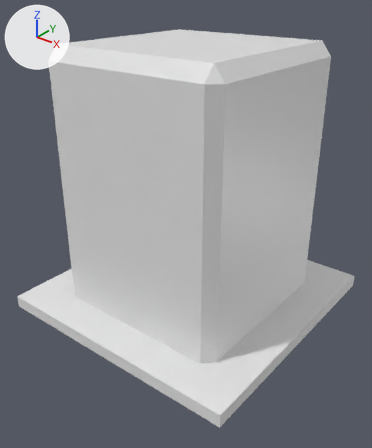
The FBX model Assets/Meshes/Door02.fbx as it was, and as the next commit left it.
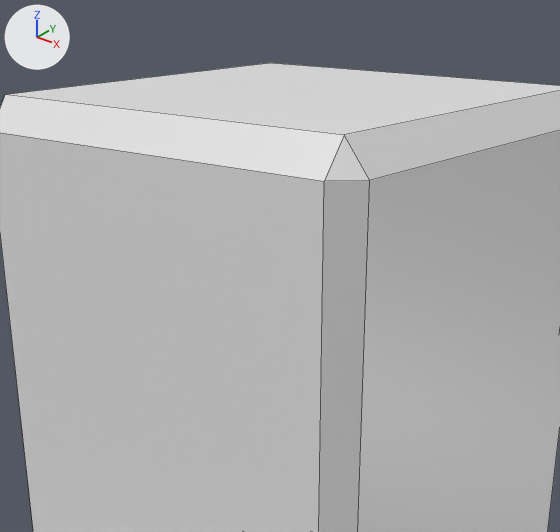
Each version appears first whole from a 50 mm camera at (0.93, -1.192, 1.009) aimed at (0.025, -0.061, 0.308), and next in a close-up on the part from 14% to 85% of the width and 0% to 55% of the height. The axes (+X, +Y, +Z) are drawn at upper left. The lights are the same throughout. The close-ups show mesh edges as thin lines. Where no turn or scale is listed for an object, it has been applied to the vertices.

The older version as bpy lines, for what is in view:
```python
me_cube_002 = bpy.data.meshes.new('Cube.002')
me_cube_002.from_pydata(...)  # 20 vertices, 17 faces; spans x -0.372..0.372, y -0.372..0.372, z 0.0..0.838
me_cube_002.materials.append(mat_palette64)  # white #e7e7e7
ob_door = bpy.data.objects.new('Door', me_cube_002)
ob_door.location = (0.0, 0.0, 0.0)
ob_door.scale = (0.794, 0.794, 1.0)
```
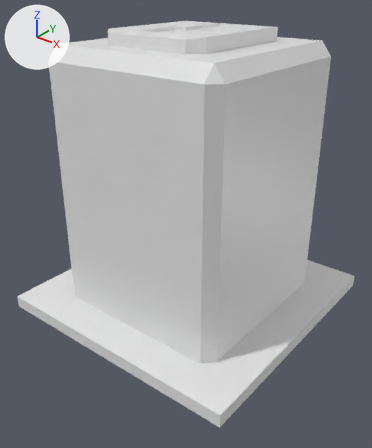
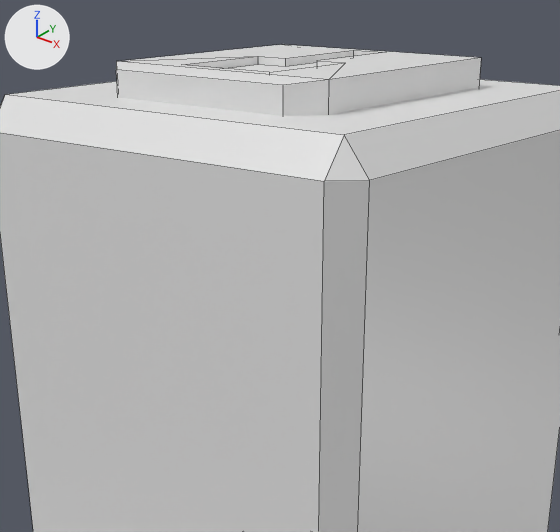
Where the newer file only moved an object's origin or applied its transform, the numbers keep the older frame.

Pixel boxes (x1, y1, x2, y2) of what changed, in the close-ups (560 x 532 px):
'Lock', added: after (116, 45, 481, 116)
    faces in mat_paletteshiney (white #e7e7e7): (116, 45, 481, 116)
    faces in mat_palettematte (white #e7e7e7): (223, 62, 317, 72)

The edits, one by one:
Material 'PaletteShiney' (mat_paletteshiney) is new.
Its base color is (0.8, 0.8, 0.8) (white #e7e7e7).
Its roughness is 0.4.
Material 'PaletteMatte' (mat_palettematte) is new.
Its base color is (0.8, 0.8, 0.8) (white #e7e7e7).
Its roughness is 0.4.
Mesh me_lock is new.
It has 32 vertices, 24 faces and spans x -0.167..0.167, y -0.202..0.196, z -0.041..0.006.
Faces by material slot: [23, 1].
It uses material mat_paletteshiney (white #e7e7e7).
It uses material mat_palettematte (white #e7e7e7).
Object 'Lock' (ob_lock) is new; it shows me_lock.
Its location is (0.0, 0.006, 0.87).
